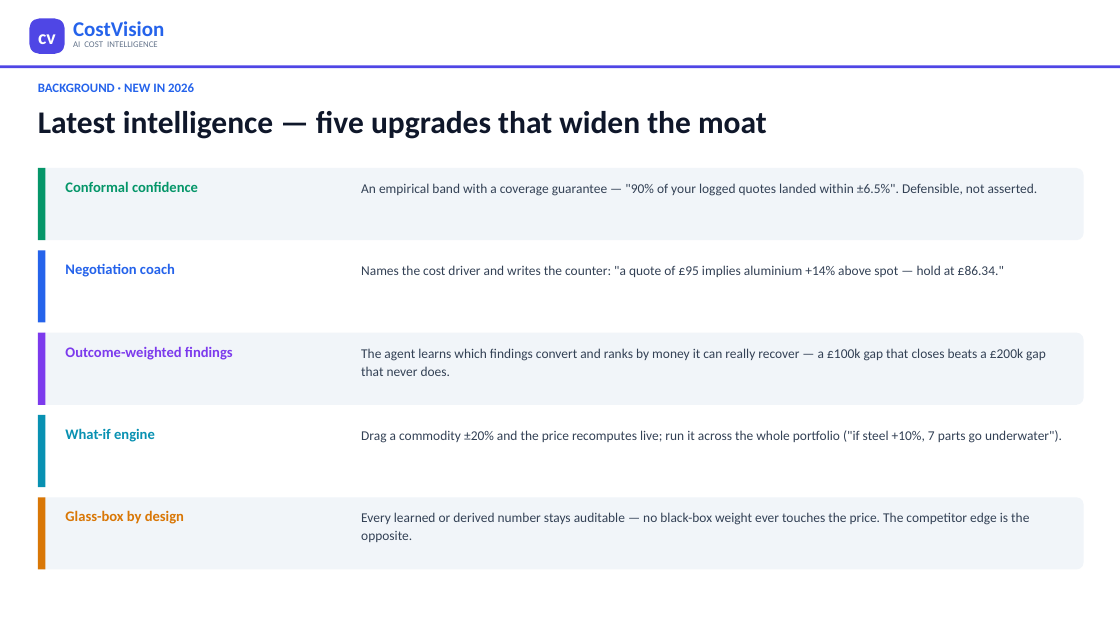
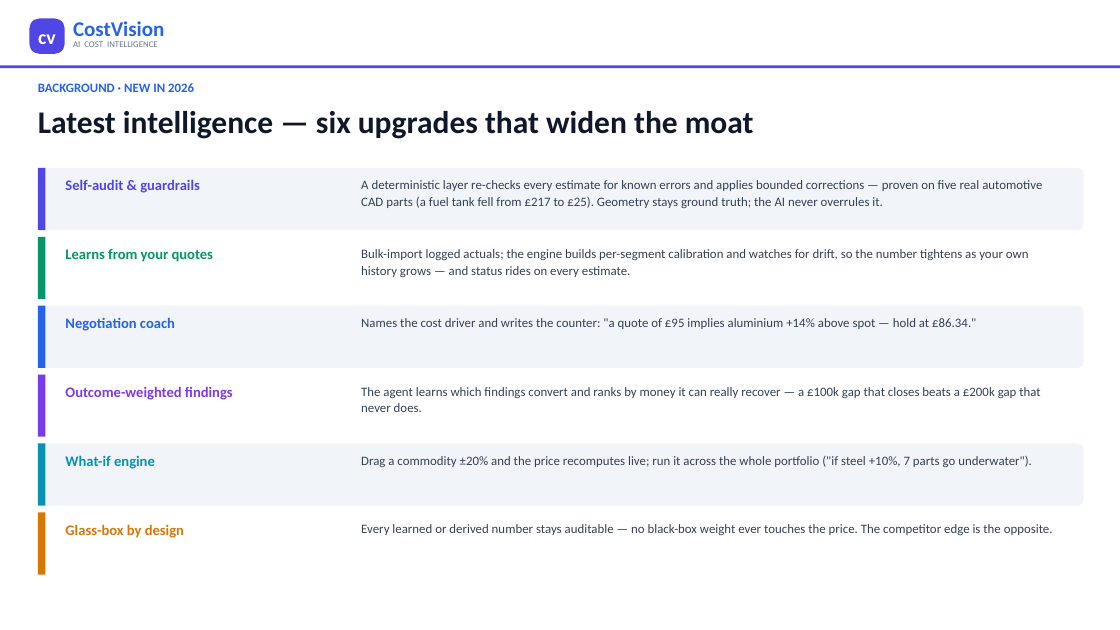
Before and after one commit to bhosaleavinash546/leamington-marathi, a slide deck: slide 4 of CostVision-Implementation-Blueprint.pptx. Drawn at 1120x630 pixels with LibreOffice and Linux fonts; fonts in the diff are those of the drawing. Boxes give left, top, right and bottom in pixels: in the first picture for what was removed or moved away, otherwise in the second. Text is boxed around its words. In the diff, an @@ line names an element or a change of style, - is before the commit and + after.

```diff
--- a/CostVision-Implementation-Blueprint.pptx
+++ b/CostVision-Implementation-Blueprint.pptx
@@ text at (38,111,754,139): text changed @@
-Latest intelligence — five upgrades that widen the moat
+Latest intelligence — six upgrades that widen the moat
@@ rounded rectangle: place and size @@
-rounded rectangle at (38,168,1084,240)
+rounded rectangle at (38,168,1084,230)
@@ rectangle: place and size @@
-rectangle at (38,168,45,240)
+rectangle at (38,168,45,230)
@@ rectangle at (38,168,45,230): fill #059669 to #4F46E5 @@
@@ text at (65,179,200,193): text changed; text colour #059669 to #4F46E5 @@
-Conformal confidence
+Self-audit & guardrails
@@ text at (361,180,1042,208): text changed; size 11.5 to 11 pt @@
-An empirical band with a coverage guarantee — "90% of your logged quotes landed within ±6.5%". Defensible, not asserted.
+A deterministic layer re-checks every estimate for known errors and applies bounded corrections — proven on five real automotive CAD parts (a fuel tank fell from £217 to £25). Geometry stays ground truth; the AI never overrules it.
@@ rounded rectangle: place and size @@
-rounded rectangle at (38,250,1084,323)
+rounded rectangle at (38,237,1084,299)
@@ rectangle: place and size @@
-rectangle at (38,250,45,323)
+rectangle at (38,237,45,299)
@@ rectangle at (38,237,45,299): fill #2563EB to #059669 @@
@@ text added at (65,249,213,262), 12.5 pt, text #059669, bold @@
+Learns from your quotes
@@ text added at (361,249,1029,277), 11 pt, text #334155 @@
+Bulk-import logged actuals; the engine builds per-segment calibration and watches for drift, so the number tightens as your own history grows — and status rides on every estimate.
@@ rounded rectangle: place and size @@
-rounded rectangle at (38,333,1084,405)
+rounded rectangle at (38,306,1084,368)
@@ rectangle: place and size @@
-rectangle at (38,333,45,405)
+rectangle at (38,306,45,368)
@@ rectangle at (38,306,45,368): fill #7C3AED to #2563EB @@
@@ text "Negotiation coach": place and size @@
-text "Negotiation coach" at (65,263,175,277)
+text "Negotiation coach" at (65,317,175,331)
@@ size 11.5 to 11 pt; line spacing 1.12 to 1.08 in 4 elements at (361,524,1053,535), (361,456,1032,467), (361,387,1040,412), (361,318,976,329) @@
@@ text "Names the cost driver and ...": place and size @@
-text "Names the cost driver and ..." at (361,265,1004,277)
+text "Names the cost driver and ..." at (361,318,976,329)
@@ rounded rectangle: place and size @@
-rounded rectangle at (38,415,1084,487)
+rounded rectangle at (38,375,1084,437)
@@ rectangle: place and size @@
-rectangle at (38,415,45,487)
+rectangle at (38,375,45,437)
@@ rectangle at (38,375,45,437): fill #0891B2 to #7C3AED @@
@@ text "Outcome-weighted findings": place and size @@
-text "Outcome-weighted findings" at (65,346,233,360)
+text "Outcome-weighted findings" at (65,386,233,400)
@@ text "The agent learns which findings ...": place and size @@
-text "The agent learns which findings ..." at (361,348,1046,376)
+text "The agent learns which findings ..." at (361,387,1040,412)
@@ rounded rectangle: place and size @@
-rounded rectangle at (38,497,1084,570)
+rounded rectangle at (38,444,1084,506)
@@ rectangle: place and size @@
-rectangle at (38,497,45,570)
+rectangle at (38,444,45,506)
@@ rectangle at (38,444,45,506): fill #D97706 to #0891B2 @@
@@ text "What-if engine": place and size @@
-text "What-if engine" at (65,428,155,442)
+text "What-if engine" at (65,455,155,469)
@@ text "Drag a commodity ±20% and ...": place and size @@
-text "Drag a commodity ±20% and ..." at (361,430,1062,443)
+text "Drag a commodity ±20% and ..." at (361,456,1032,467)
@@ rounded rectangle added at (38,513,1084,575), fill #FFFFFF @@
@@ rectangle added at (38,513,45,575), fill #D97706 @@
@@ text "Glass-box by design": place and size @@
-text "Glass-box by design" at (65,510,184,524)
+text "Glass-box by design" at (65,524,184,538)
@@ text "Every learned or derived number ...": place and size @@
-text "Every learned or derived number ..." at (361,512,1029,542)
+text "Every learned or derived number ..." at (361,524,1053,535)
```
Also in this commit, not shown: 5 other slides changed, 1 other file.
